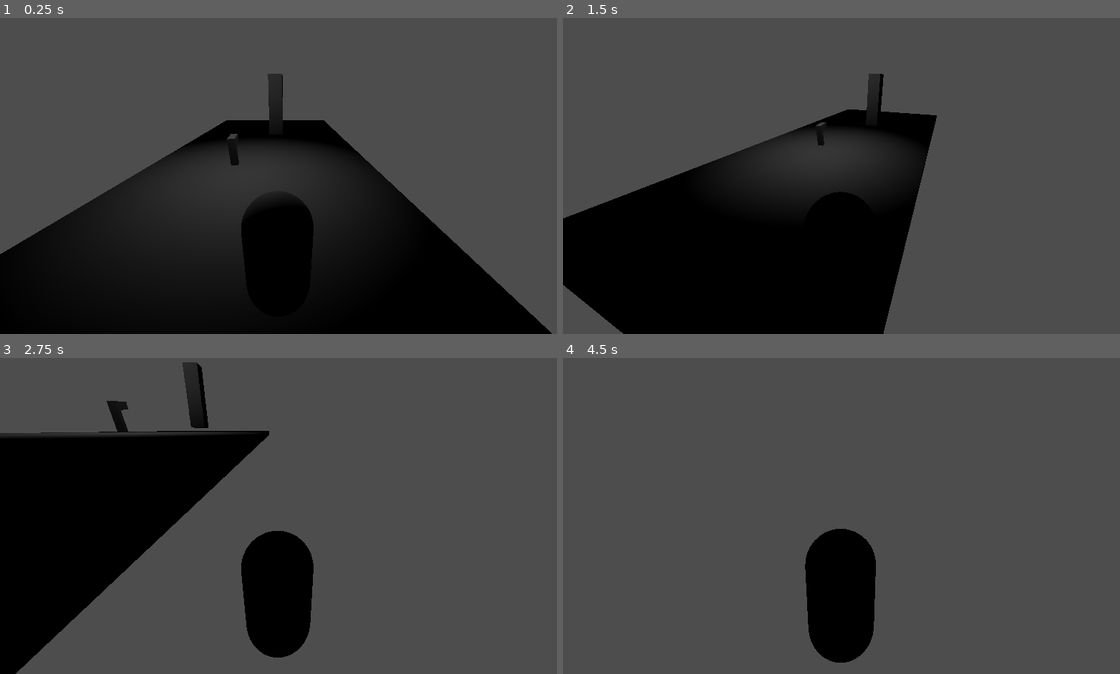
Above: before the commit, frames 1-4 (two rows, left to right).
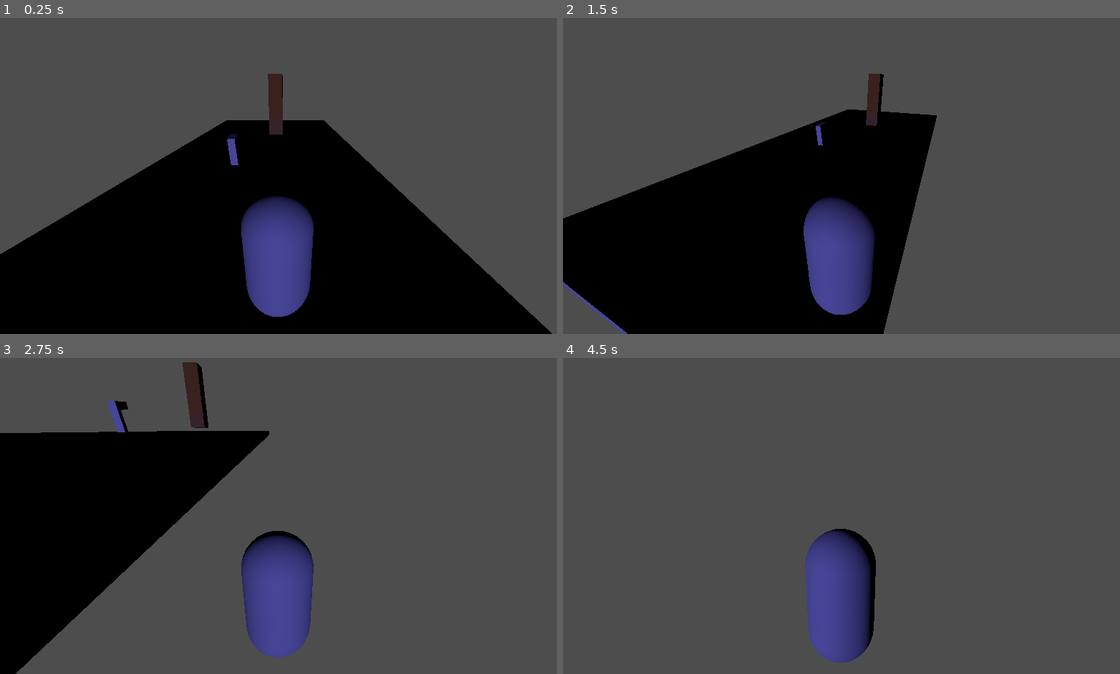
Above: after the commit, the same moments.

Repository: BossIion/3rd-person-game
Game: Godot game, scene res://scenes/Open_World.tscn
The game is run twice, just before and just after one commit, with the same random seed, the same clock (stepped at 60 frames per second) and the same inputs.
Inputs (mouse positions are in pixels of both pictures, inside the frame that each line leads up to):
- Up to frame 1 (0.25 s): no input
- Up to frame 2 (1.5 s): tap Enter at 0.5 s; move the mouse to (975, 157) at 0.52 s; hold D (ui_right) 0.53-1.28 s; click (975, 157) at 0.6 s; tap Space (ui_accept) at 0.77 s; move the mouse to (735, 188) at 1.27 s; hold S (ui_down) from 1.28 s (still down); tap Middle mouse button (mouse_middle) at 1.35 s
- Up to frame 3 (2.75 s): tap Space (ui_accept) at 1.52 s; move the mouse to (300, 506) at 2.02 s; release S (ui_down) at 2.03 s; hold W (ui_up) from 2.03 s (still down); tap 9 (release_mouse) at 2.1 s
- Up to frame 4 (4.5 s): move the mouse to (819, 579) at 2.77 s; tap Shift (shift) at 2.85 s; tap Space (ui_accept) at 3.02, 3.5, 3.77, 4.25 s; move the mouse to (1019, 560) at 3.52 s; release W (ui_up) at 3.53 s; hold A (ui_left) from 3.53 s (still down); click (1019, 560) at 3.6 s; move the mouse to (679, 465) at 4.27 s; tap Middle mouse button (mouse_middle) at 4.35 s

The runs differ from the first frame. In frame 1, 16% of the frame differs, in the area x 17-66%, y 25-95%; in frame 2, 9.3%; in frame 3, 5.1%; in frame 4, 4.2%.

Commit message:
tree and axe

Diff:
--- a/scenes/Open_World.tscn
+++ b/scenes/Open_World.tscn
@@ -47,10 +47,6 @@
 use_collision = true
 size = Vector3(11.2207, 0.417175, 26.5273)
 
-[node name="OmniLight3D" type="OmniLight3D" parent="."]
-transform = Transform3D(1, 0, 0, 0, 1, 0, 0, 0, 1, 0, 4.68715, -5.38784)
-omni_range = 10.0808
-
 [node name="Player" parent="." instance=ExtResource("1_51tu1")]
 transform = Transform3D(1, 0, 0, 0, 1, 0, 0, 0, 1, 1.79132, -0.469632, 1.1526)
 
@@ -64,3 +60,7 @@
 
 [node name="Tree" parent="." instance=ExtResource("3_3ce5c")]
 transform = Transform3D(1, 0, 0, 0, 1, 0, 0, 0, 1, 1.18664, -1.83997, -12.7915)
+
+[node name="DirectionalLight3D" type="DirectionalLight3D" parent="."]
+transform = Transform3D(1, 0, 0, 0, 1, 0, 0, 0, 1, 0, 14.4824, -5.38784)
+light_color = Color(0.490196, 0.478431, 1, 1)
--- a/scenes/tree.tscn
+++ b/scenes/tree.tscn
@@ -1,9 +1,30 @@
-[gd_scene load_steps=6 format=3 uid="uid://yqq5voq4gtk2"]
+[gd_scene load_steps=8 format=3 uid="uid://yqq5voq4gtk2"]
 
 [ext_resource type="Script" uid="uid://xbi6ydfumny0" path="res://scripts/tree.gd" id="1_avsvi"]
 
 [sub_resource type="BoxShape3D" id="BoxShape3D_avsvi"]
 size = Vector3(1, 3.19189, 1)
+
+[sub_resource type="StandardMaterial3D" id="StandardMaterial3D_avsvi"]
+albedo_color = Color(0.442069, 0.304458, 0.135582, 1)
+
+[sub_resource type="StandardMaterial3D" id="StandardMaterial3D_vplca"]
+albedo_color = Color(0.470756, 0.289069, 0.0703584, 1)
+
+[sub_resource type="Animation" id="Animation_vplca"]
+length = 0.001
+tracks/0/type = "value"
+tracks/0/imported = false
+tracks/0/enabled = true
+tracks/0/path = NodePath(".:rotation")
+tracks/0/interp = 1
+tracks/0/loop_wrap = true
+tracks/0/keys = {
+"times": PackedFloat32Array(0),
+"transitions": PackedFloat32Array(1),
+"update": 0,
+"values": [Vector3(0, 0, 0)]
+}
 
 [sub_resource type="Animation" id="Animation_avsvi"]
 resource_name = "Tree_Fall"
@@ -18,21 +39,6 @@
 "transitions": PackedFloat32Array(1, 1),
 "update": 0,
 "values": [Vector3(0, 0, 0), Vector3(0, 1.69297, 0)]
-}
-
-[sub_resource type="Animation" id="Animation_vplca"]
-length = 0.001
-tracks/0/type = "value"
-tracks/0/imported = false
-tracks/0/enabled = true
-tracks/0/path = NodePath(".:rotation")
-tracks/0/interp = 1
-tracks/0/loop_wrap = true
-tracks/0/keys = {
-"times": PackedFloat32Array(0),
-"transitions": PackedFloat32Array(1),
-"update": 0,
-"values": [Vector3(0, 0, 0)]
 }
 
 [sub_resource type="AnimationLibrary" id="AnimationLibrary_viusy"]
@@ -53,6 +59,7 @@
 [node name="STump" type="CSGBox3D" parent="CollisionShape3D"]
 transform = Transform3D(1, 0, 0, 0, 1, -3.72529e-09, 0, 3.72529e-09, 1, 0, -0.0864358, -1.02519)
 use_collision = true
+material = SubResource("StandardMaterial3D_avsvi")
 
 [node name="Node3D" type="Node3D" parent="CollisionShape3D"]
 transform = Transform3D(1.03791, 0, 0, 0, 1.00778, 0, 0, 0, 1.00039, -0.0375906, -0.223023, -0.662801)
@@ -61,6 +68,7 @@
 transform = Transform3D(1, 0, 0, 0, -5.21541e-08, -1, 0, 1, -5.21541e-08, 0.0397319, 0.131068, 1.67038)
 use_collision = true
 size = Vector3(0.947266, 3.18506, 1)
+material = SubResource("StandardMaterial3D_vplca")
 
 [node name="AnimationPlayer" type="AnimationPlayer" parent="."]
 root_node = NodePath("../CollisionShape3D/Node3D")
